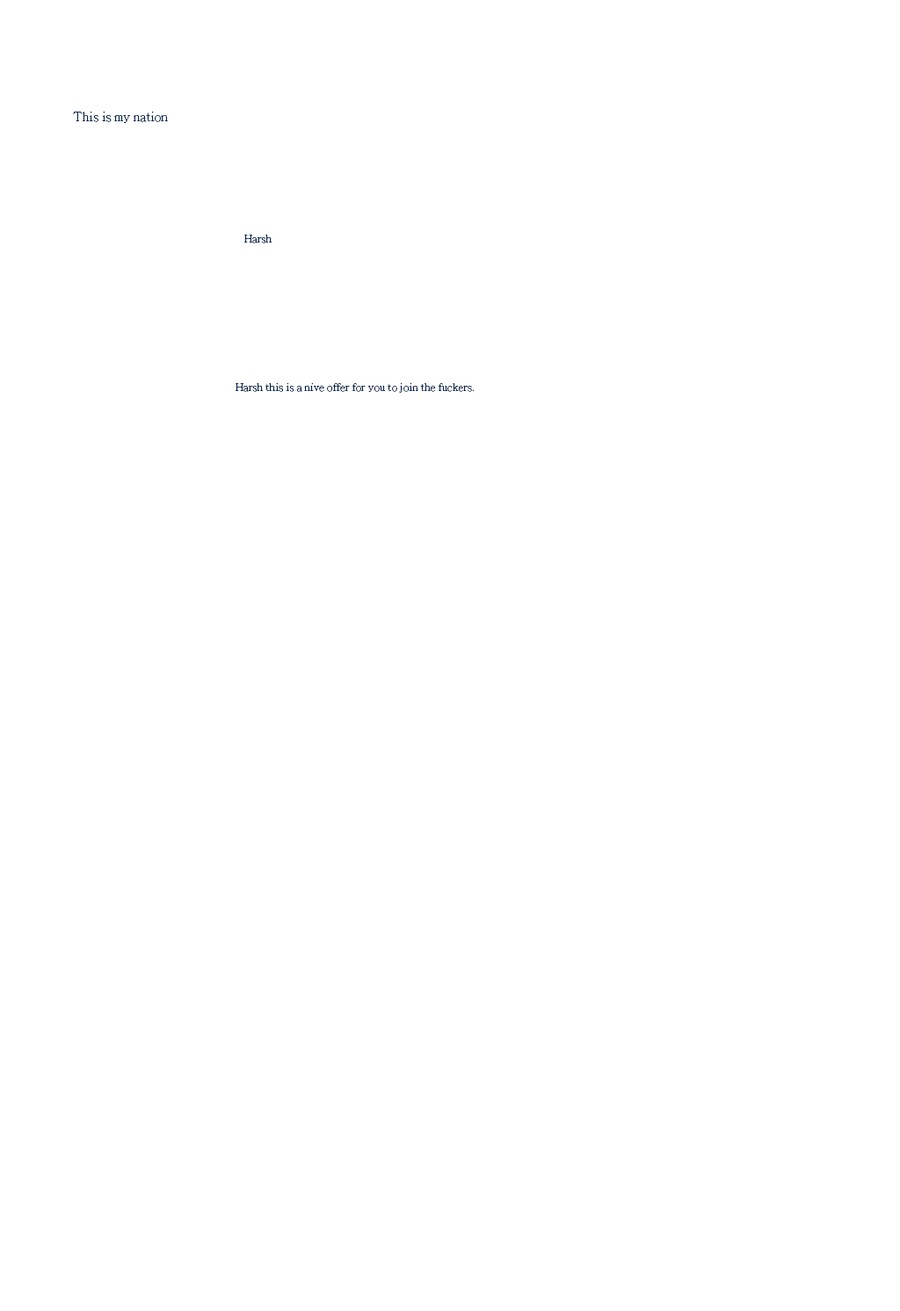
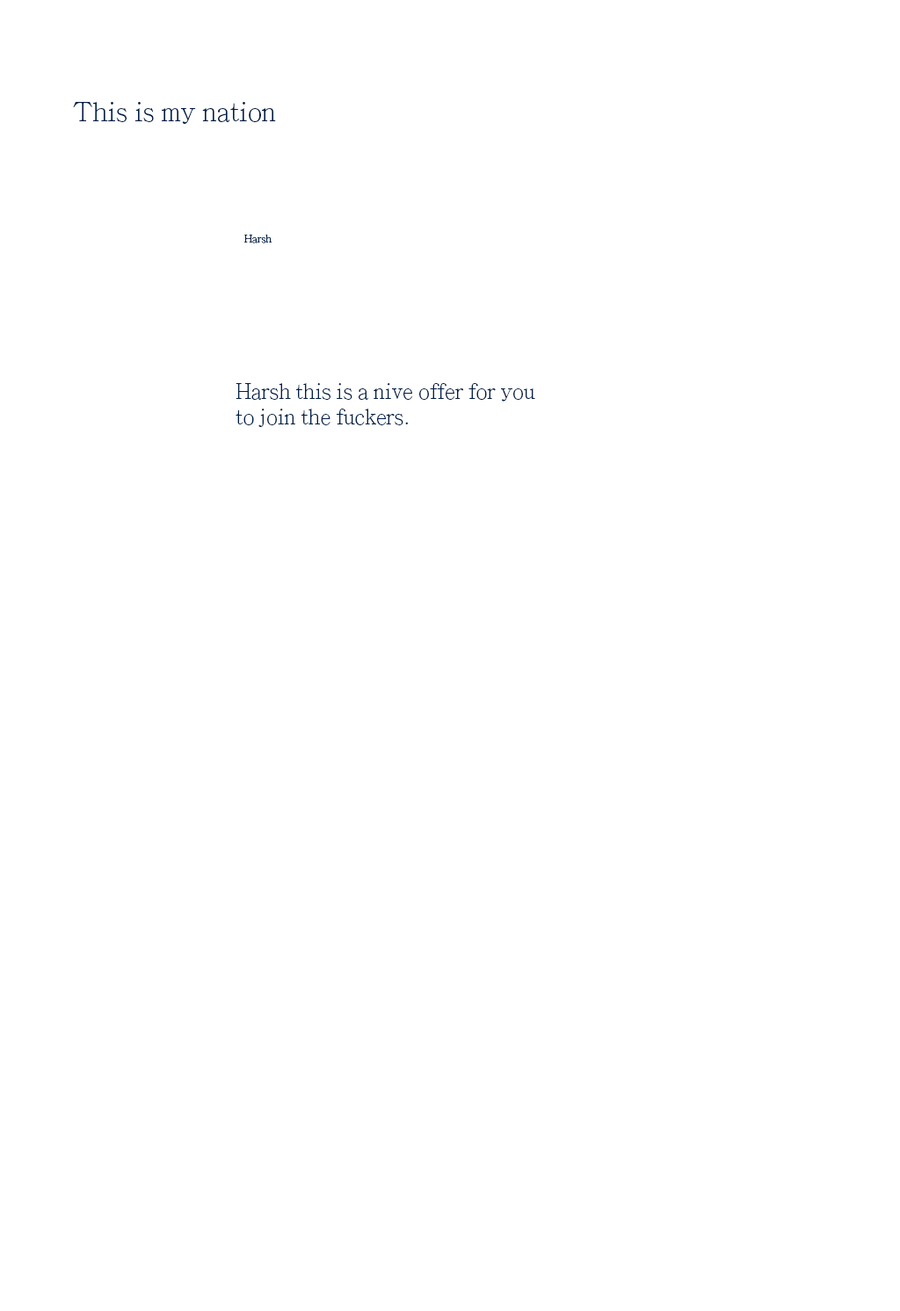
The second 900px x 1311px image is a revision of the first. Changes to its layers:
painted on "Harsh this is a nive offer for you to join the fuckers." over left=235, top=383, right=536, bottom=428
painted on "This is my nation" over left=72, top=101, right=276, bottom=124
